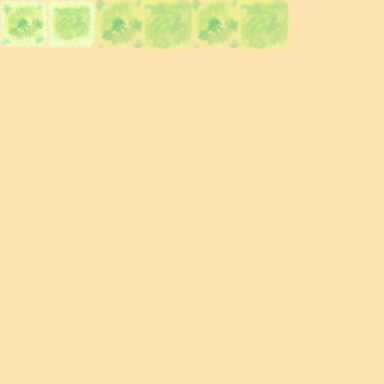
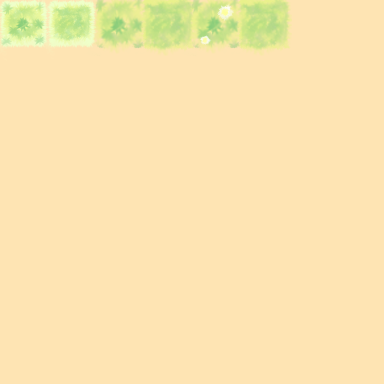
Layered file, before and after one edit (384x384). Changes by layer:
added layer "Capa de pintura 5" in group "Tile5" over 200, 3, 234, 45
